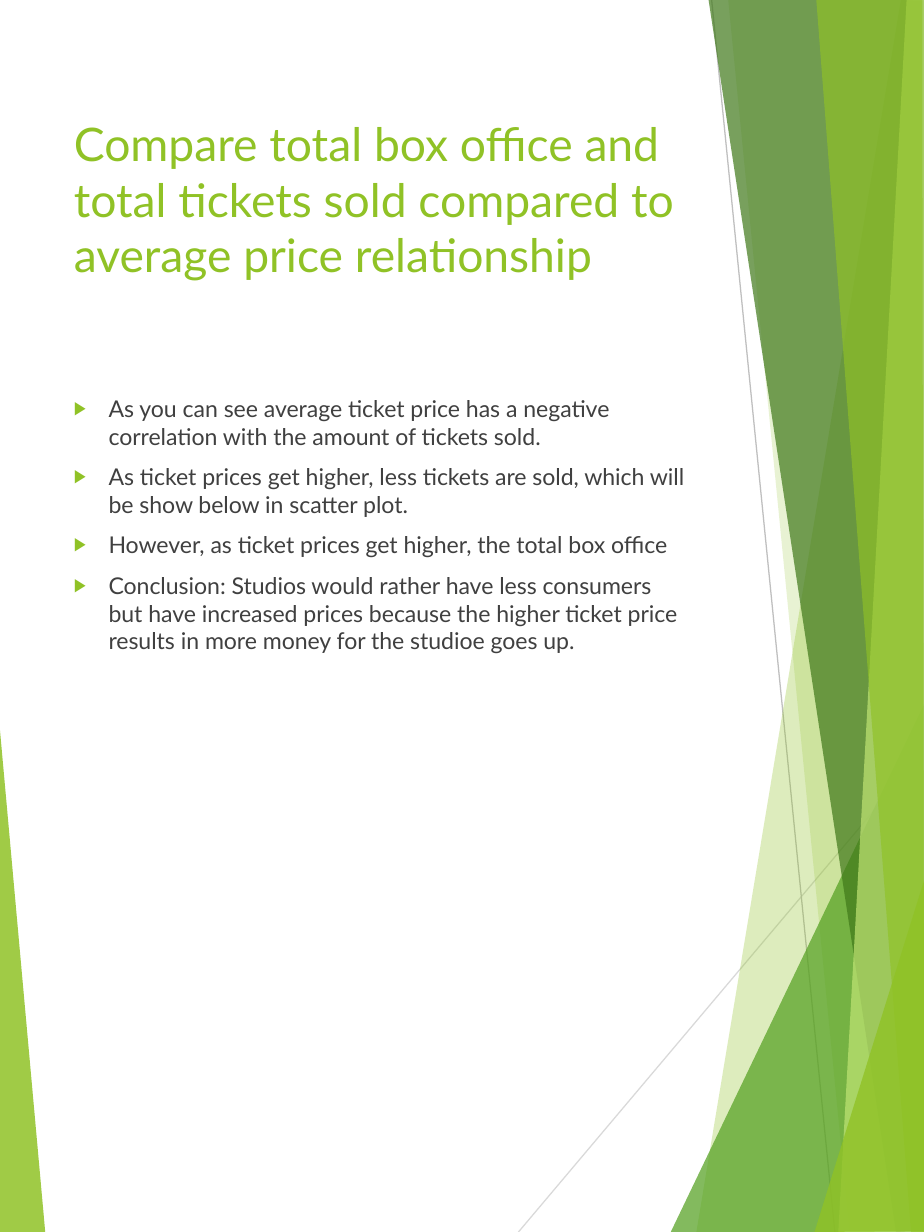
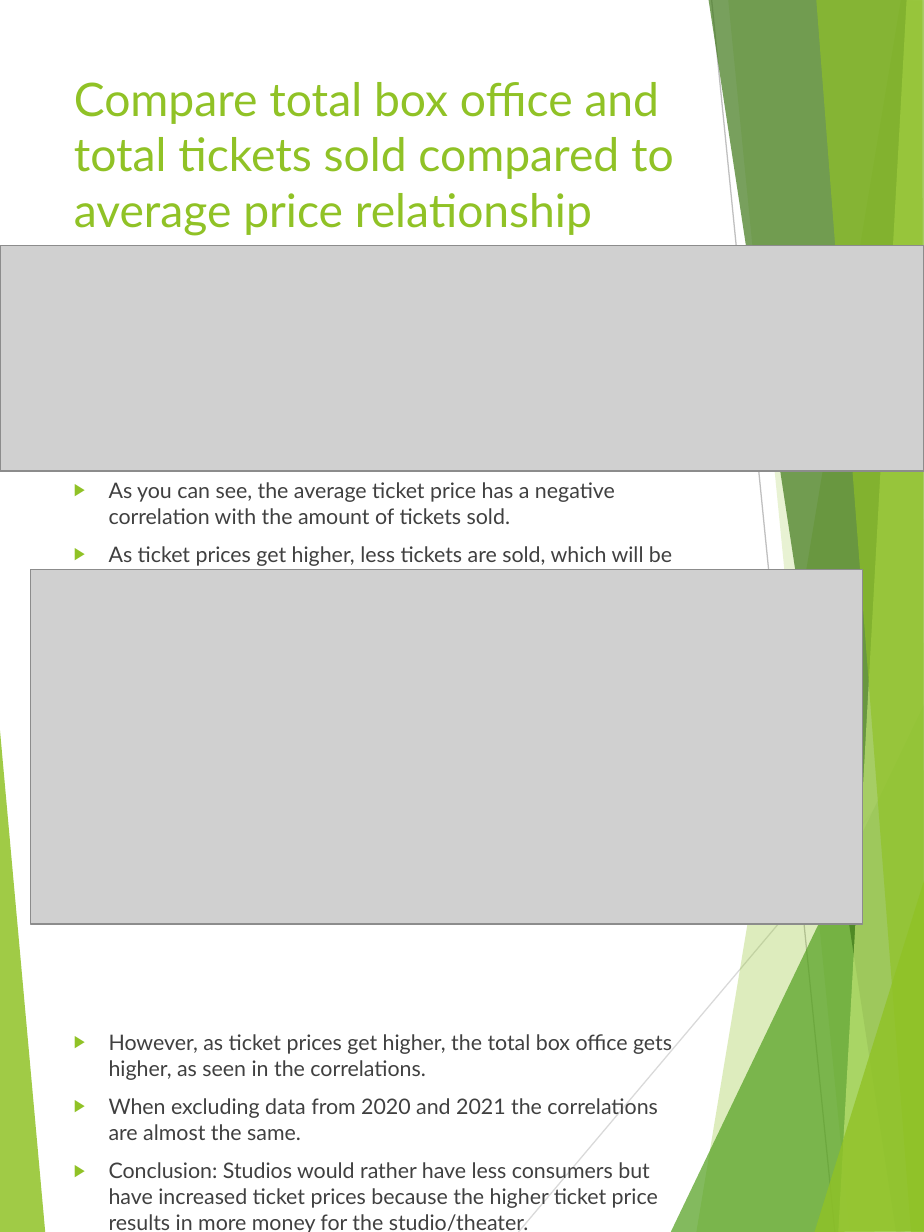
Before and after one commit to williar01/Hollywood---Project, a slide deck: slide 7 of Documentation/MovieS.pptx. Drawn at 924x1232 pixels with LibreOffice and Linux fonts; fonts in the diff are those of the drawing; grey boxes stand for pictures. Boxes give left, top, right and bottom in pixels: in the first picture for what was removed or moved away, otherwise in the second. Text is boxed around its words. In the diff, an @@ line names an element or a change of style, - is before the commit and + after.

Commit message:
put images in folder, added slides, and fixed my personal notebook for presentaion

```diff
--- a/Documentation/MovieS.pptx
+++ b/Documentation/MovieS.pptx
@@ title "Compare total box office and ...": place and size @@
-title "Compare total box office and ..." at [74, 127, 674, 281]
+title "Compare total box office and ..." at [74, 82, 674, 236]
@@ picture added at [0, 245, 924, 471] @@
@@ text at [109, 482, 672, 1232]: text changed; size 13.5 to 12.5 pt @@
-▶ As you can see average ticket price has a negative correlation with the amount of tickets sold.
-▶ As ticket prices get higher, less tickets are sold, which will be show below in scatter plot.
-▶ However, as ticket prices get higher, the total box office
-▶ Conclusion: Studios would rather have less consumers but have increased prices because the higher ticket price results in more money for the studioe goes up.
+▶ As you can see, the average ticket price has a negative correlation with the amount of tickets sold.
+▶ As ticket prices get higher, less tickets are sold, which will be shown below in a scatter plot.
+▶ However, as ticket prices get higher, the total box office gets higher, as seen in the correlations.
+▶ When excluding data from 2020 and 2021 the correlations are almost the same.
+▶ Conclusion: Studios would rather have less consumers but have increased ticket prices because the higher ticket price results in more money for the studio/theater.
@@ picture added at [31, 570, 862, 925] @@
```
Also in this commit, not shown: 3 other slides changed, 1 slide removed, 17 other files.
